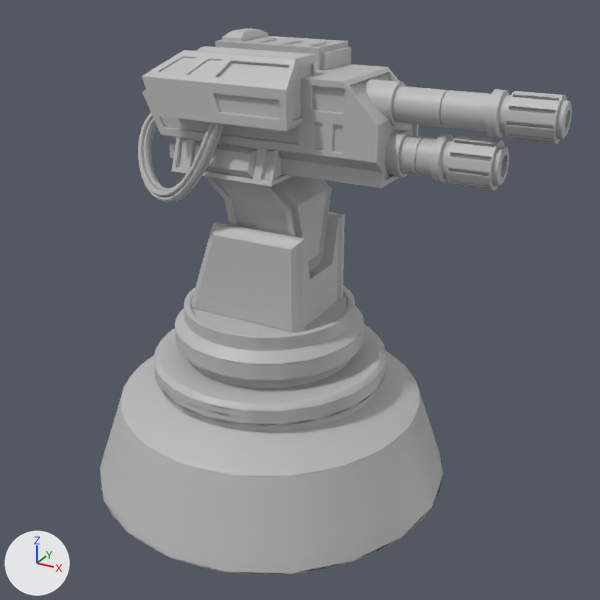
What one commit did to the FBX model Assets/Artes/Animacao/Torreta/Torreta.fbx.
Both versions are drawn from a 50 mm camera at (3.71, -6.15, 4.91) aimed at (0.54, -0.39, 2.02). The axes (+X, +Y, +Z) are drawn at lower left. The lights are the same throughout.
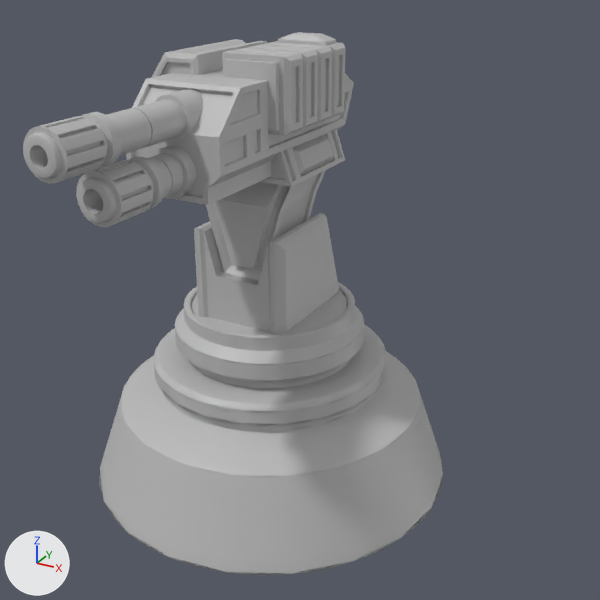
Boxes (x1, y1, x2, y2) around the edits, measured in the pictures (600 x 600 px):
'polySurface15', turned: before (99, 176, 443, 575); after (99, 170, 443, 575)
'polySurface29', turned: before (138, 28, 572, 202); after (23, 32, 354, 227)

Patch to the scene script:
```diff
--- a/Assets/Artes/Animacao/Torreta/Torreta.fbx.py
+++ b/Assets/Artes/Animacao/Torreta/Torreta.fbx.py
@@ ob_polysurface29 @@
 ob_polysurface29.location = (-0.064, -0.04, 3.09)
-ob_polysurface29.rotation_euler = (1.571, 0.0, 0.0)  # degrees (90, 0, 0)
+ob_polysurface29.rotation_euler = (1.571, 0.0, -1.571)  # degrees (90, 0, -90)
 ob_polysurface29.scale = (0.01, 0.01, 0.01)
@@ ob_polysurface15 @@
 ob_polysurface15.location = (0.0, 0.0, 0.005)
-ob_polysurface15.rotation_euler = (1.571, 0.0, 0.0)  # degrees (90, 0, 0)
+ob_polysurface15.rotation_euler = (1.571, 0.0, -1.571)  # degrees (90, 0, -90)
 ob_polysurface15.scale = (0.01, 0.01, 0.01)
```
